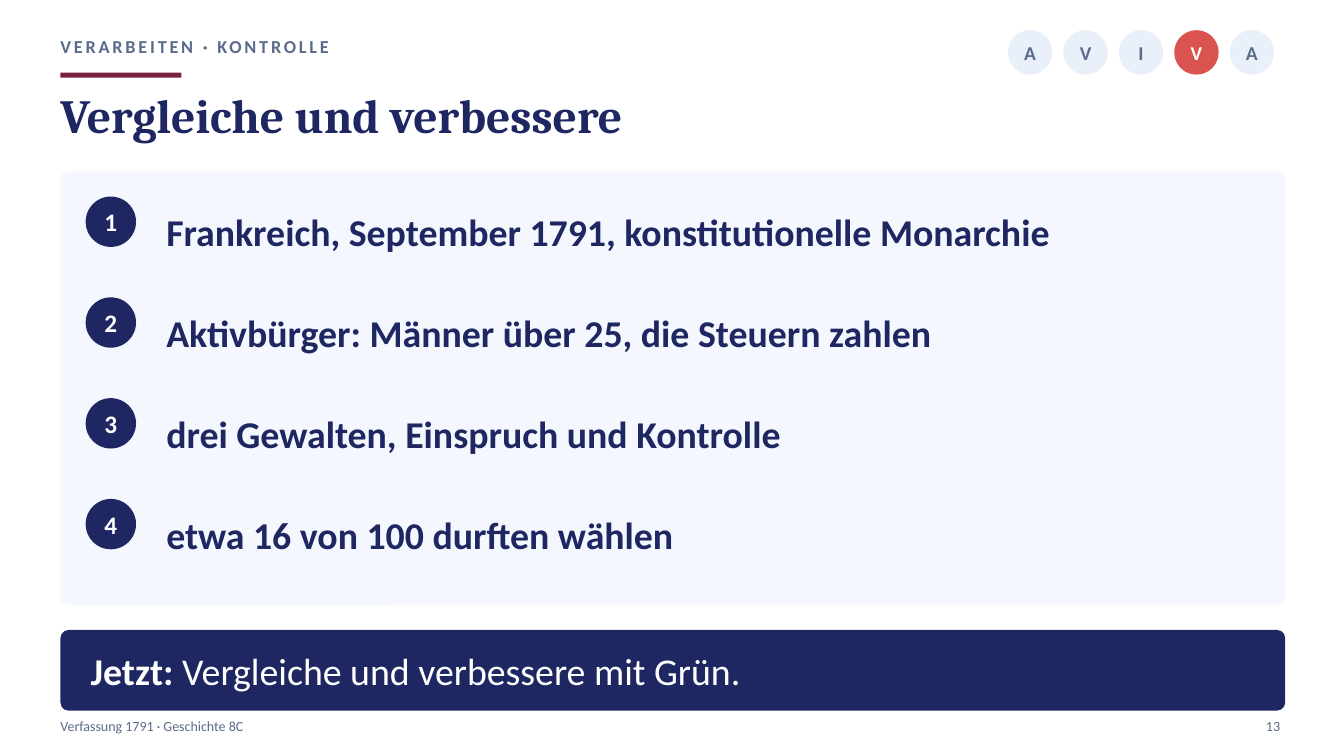
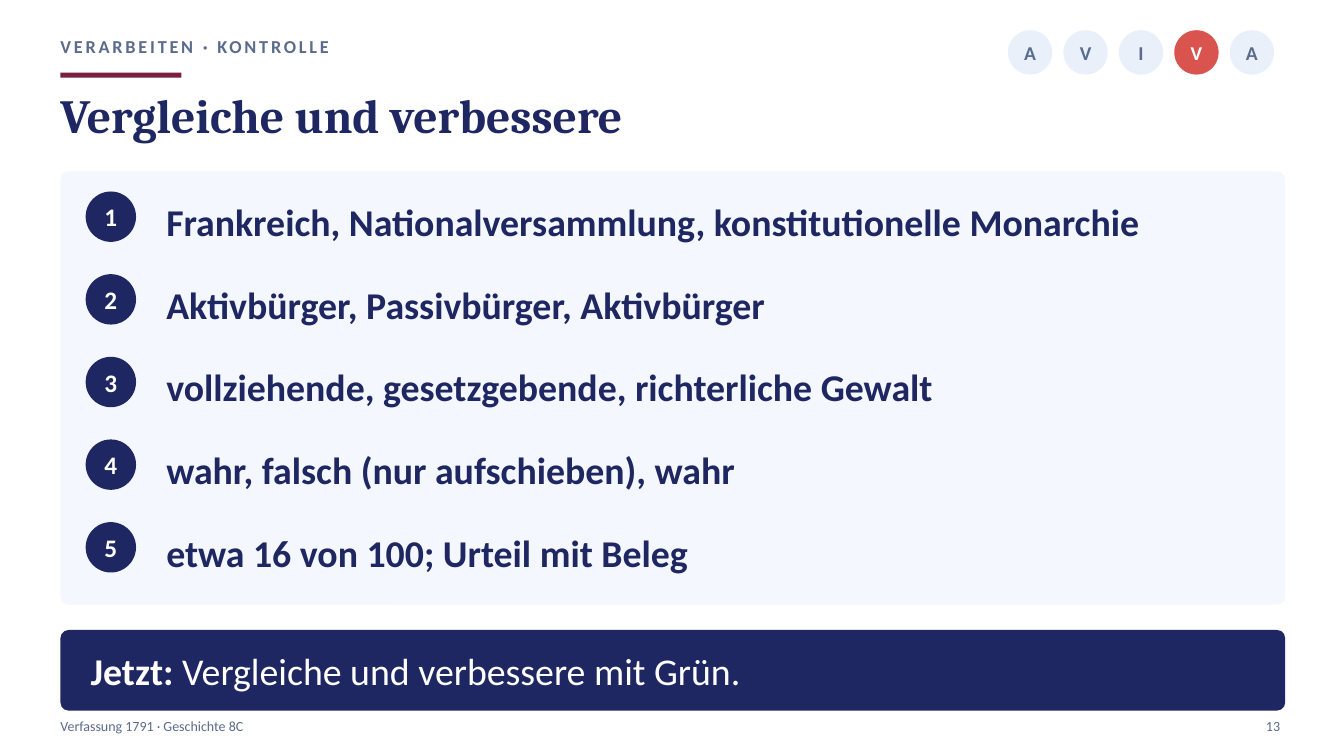
Before and after one commit to golzkonstantin-gif/Schule, a slide deck: slide 13 of Geschichte_8/Stunde5_Verfassung/Praesentation_Stunde5_Verfassung_8C.pptx. Drawn at 1344x756 pixels with LibreOffice and Linux fonts; fonts in the diff are those of the drawing. Boxes give left, top, right and bottom in pixels: in the first picture for what was removed or moved away, otherwise in the second. Text is boxed around its words. In the diff, an @@ line names an element or a change of style, - is before the commit and + after.

```diff
--- a/Geschichte_8/Stunde5_Verfassung/Praesentation_Stunde5_Verfassung_8C.pptx
+++ b/Geschichte_8/Stunde5_Verfassung/Praesentation_Stunde5_Verfassung_8C.pptx
@@ text "1": place and size @@
-text "1" at (104, 214, 117, 231)
+text "1" at (104, 209, 117, 226)
@@ ellipse: place and size @@
-ellipse at (86, 197, 136, 247)
+ellipse at (86, 192, 136, 242)
@@ text at (166, 209, 1140, 243): text changed @@
-Frankreich, September 1791, konstitutionelle Monarchie
+Frankreich, Nationalversammlung, konstitutionelle Monarchie
@@ text "2": place and size @@
-text "2" at (104, 315, 117, 332)
+text "2" at (104, 292, 117, 309)
@@ ellipse: place and size @@
-ellipse at (86, 297, 136, 348)
+ellipse at (86, 274, 136, 325)
@@ text at (166, 292, 764, 326): text changed @@
-Aktivbürger: Männer über 25, die Steuern zahlen
+Aktivbürger, Passivbürger, Aktivbürger
@@ text "3": place and size @@
-text "3" at (104, 416, 117, 433)
+text "3" at (104, 375, 117, 392)
@@ ellipse: place and size @@
-ellipse at (86, 398, 136, 449)
+ellipse at (86, 357, 136, 407)
@@ text at (166, 374, 933, 408): text changed @@
-drei Gewalten, Einspruch und Kontrolle
+vollziehende, gesetzgebende, richterliche Gewalt
@@ text "4": place and size @@
-text "4" at (104, 517, 117, 534)
+text "4" at (104, 457, 117, 474)
@@ ellipse: place and size @@
-ellipse at (86, 499, 136, 549)
+ellipse at (86, 440, 136, 490)
@@ text added at (166, 456, 735, 490), 27 pt, text #1E2761, bold @@
+wahr, falsch (nur aufschieben), wahr
@@ ellipse added at (86, 522, 136, 573), fill #1E2761 @@
@@ text added at (104, 540, 117, 557), 18 pt, text #FFFFFF, bold @@
+5
@@ text at (166, 540, 687, 574): text changed @@
-etwa 16 von 100 durften wählen
+etwa 16 von 100; Urteil mit Beleg
```
Also in this commit, not shown: 2 other slides changed, 16 other files.
